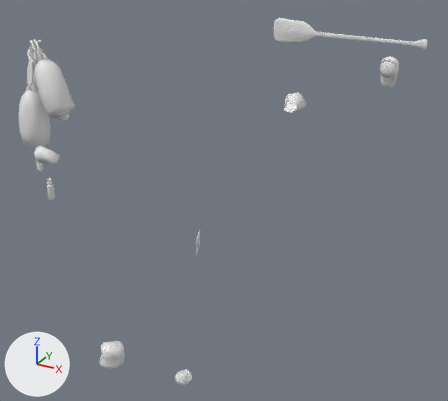
Two versions of the FBX model Assets/_Assets/Models/Background/PersonalItems_01.fbx, one commit apart.
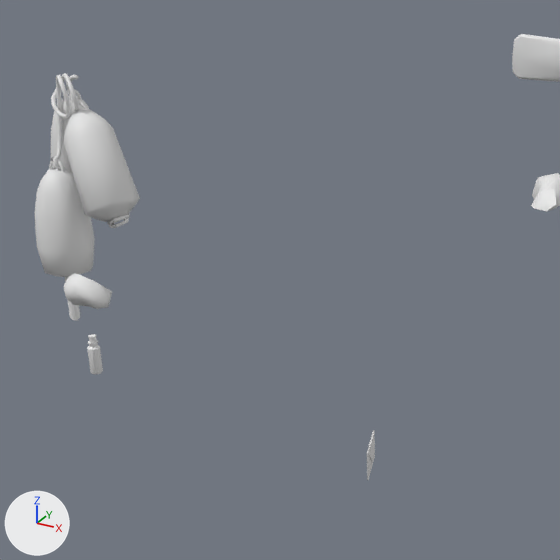
Each version appears first whole from a 50 mm camera at (20.84, -34.87, 26.85) aimed at (2.93, -2.31, 10.57), and next in a close-up on the part from 0% to 67% of the width and 0% to 75% of the height. The lights are fixed; the arrows at lower left show +X, +Y and +Z. The older version's two pictures come first. Where no turn or scale is listed for an object, it has been applied to the vertices.

The first close-up shows 'bouyCord', 'bouys', 'paddle', 'rock.02', 'rock.03' and 2 more.
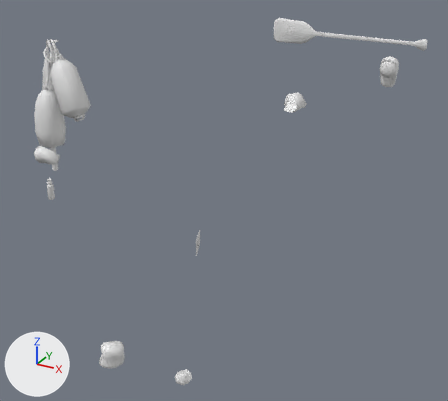
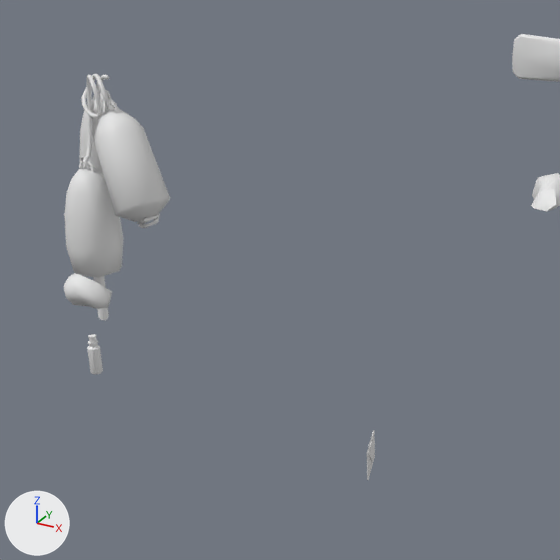
Where the newer file only moved an object's origin or applied its transform, the numbers keep the older frame.

Where the change shows, as pixel boxes (x1, y1, x2, y2) in the close-ups (560 x 560 px):
'bouys', moved
    before: (35, 89, 140, 321)
    after: (64, 89, 170, 321)
'bouyCord', moved
    before: (51, 73, 80, 169)
    after: (81, 73, 111, 169)

What changed in the scene script:
```text
Change me_béziercurve_001:
    used by ob_bouycord; location = (-2.11, -12.55, 21.42)
    remove me_béziercurve_001.from_pydata(...)  # 294 vertices, 295 faces; spans x -0.31..0.98, y -0.58..0.49, z -1.86..0.55
    add me_béziercurve_001.from_pydata(...)  # 294 vertices, 295 faces; spans x 0.37..1.67, y -0.2..0.88, z -1.86..0.55
    me_béziercurve_001 part 1: the whole mesh is moved by (0.69, 0.38, 0.0)
Change me_cylinder_002:
    used by ob_bouys; location = (-2.48, -11.89, 19.62)
    remove me_cylinder_002.from_pydata(...)  # 414 vertices, 418 faces; spans x -0.75..2.84, y -1.88..0.64, z -4.27..1.86
    add me_cylinder_002.from_pydata(...)  # 414 vertices, 418 faces; spans x -0.07..3.53, y -1.5..1.02, z -4.27..1.86
    me_cylinder_002 part 2: the whole mesh is moved by (0.69, 0.38, 0.0)
```
